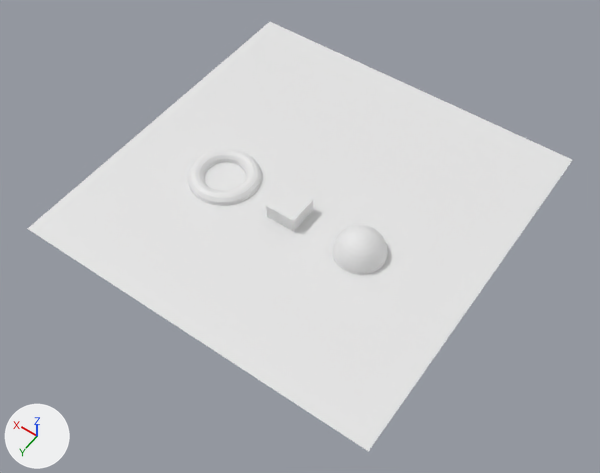
What one commit did to the glTF model public/models/prelude/scene.glb.
The view is the same before and after, from a 50 mm camera at (-9.53, 13.83, 19.32) aimed at (-0.38, 1.02, -0.82). Lighting does not change. The marker at lower left points along +X, +Y and +Z. The first picture is the older version.

Before the edit, the objects in view are built like this:
```python
mat_bass_orb_mat = principled_material('bass-orb-mat')
mat_bass_orb_mat.base_color = (0.8, 0.8, 0.8)  # white #e7e7e7
mat_beat_column_mat = principled_material('beat-column-mat')
mat_beat_column_mat.base_color = (0.8, 0.8, 0.8)  # white #e7e7e7
mat_ground_mat = principled_material('ground-mat')
mat_ground_mat.base_color = (0.8, 0.8, 0.8)  # white #e7e7e7
mat_keys_ring_mat = principled_material('keys-ring-mat')
mat_keys_ring_mat.base_color = (0.8, 0.8, 0.8)  # white #e7e7e7
me_cube = bpy.data.meshes.new('Cube')
me_cube.from_pydata(...)  # a box spanning x -0.5..0.5, y -0.5..0.5, z -0.5..0.5
me_cube.materials.append(mat_beat_column_mat)  # white #e7e7e7
me_plane = bpy.data.meshes.new('Plane')
me_plane.from_pydata([(-6.0, -6.0, 0.0), (6.0, -6.0, 0.0), (-6.0, 6.0, 0.0), (6.0, 6.0, 0.0)], [], [(0, 1, 3), (0, 3, 2)])
me_plane.materials.append(mat_ground_mat)  # white #e7e7e7
me_sphere = bpy.data.meshes.new('Sphere')
me_sphere.from_pydata(...)  # a UV sphere (32 segments, 16 rings, poles along z) spanning x -0.8..0.8, y -0.8..0.8, z -0.8..0.8
me_sphere.materials.append(mat_bass_orb_mat)  # white #e7e7e7
me_torus = bpy.data.meshes.new('Torus')
me_torus.from_pydata(...)  # a torus around z (ring radius 0.9, tube radius 0.25) spanning x -1.15..1.15, y -1.15..1.15, z -0.25..0.25
me_torus.materials.append(mat_keys_ring_mat)  # white #e7e7e7
ob_bass_orb = bpy.data.objects.new('bass-orb', me_sphere)
ob_bass_orb.location = (-2.5, 1.0, 0.0)
ob_beat_column = bpy.data.objects.new('beat-column', me_cube)
ob_beat_column.location = (0.0, 1.0, 0.0)
ob_ground = bpy.data.objects.new('ground', me_plane)
ob_ground.location = (0.0, 0.0, 0.0)
ob_keys_ring = bpy.data.objects.new('keys-ring', me_torus)
ob_keys_ring.location = (2.5, 1.0, 0.0)
```
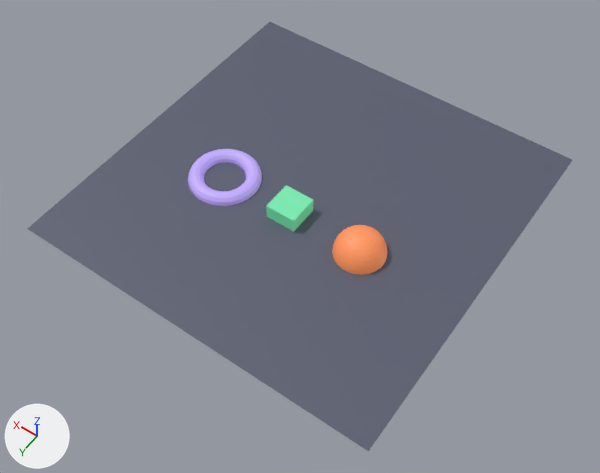
Pixel boxes (x1, y1, x2, y2) of what changed, in the pictures (600 x 473 px):
'ground', recoloured (darker)
    both: (27, 22, 572, 451)
'keys-ring', recoloured, surface changed (white to purple)
    both: (188, 149, 262, 206)
'bass-orb', recoloured, surface changed (white to orange)
    both: (332, 225, 387, 275)
'beat-column', recoloured, surface changed (white to green)
    both: (266, 185, 313, 232)

The change in detail:
Material 'ground-mat' (mat_ground_mat) changes colour from white #e7e7e7 to greyish blue #595d6f; in linear values from (0.8, 0.8, 0.8) to (0.1, 0.11, 0.16).
Material 'bass-orb-mat' (mat_bass_orb_mat) changes colour from white #e7e7e7 to orange #f38959; in linear values from (0.8, 0.8, 0.8) to (0.9, 0.25, 0.1).
In material 'bass-orb-mat' (mat_bass_orb_mat), emission_strength is now set to 1.0.
Material 'beat-column-mat' (mat_beat_column_mat) changes colour from white #e7e7e7 to green #6cd3a0; in linear values from (0.8, 0.8, 0.8) to (0.15, 0.65, 0.35).
In material 'beat-column-mat' (mat_beat_column_mat), emission_strength is now set to 1.0.
Material 'keys-ring-mat' (mat_keys_ring_mat) changes colour from white #e7e7e7 to purple #b3a0ed; in linear values from (0.8, 0.8, 0.8) to (0.45, 0.35, 0.85).
In material 'keys-ring-mat' (mat_keys_ring_mat), emission_strength is now set to 1.0.
